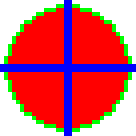
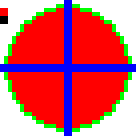
Revision of a layered (136, 136) image; what changed, layer by layer:
added layer "pallete" above "draw glyph here" over (0, 8, 8, 24)
